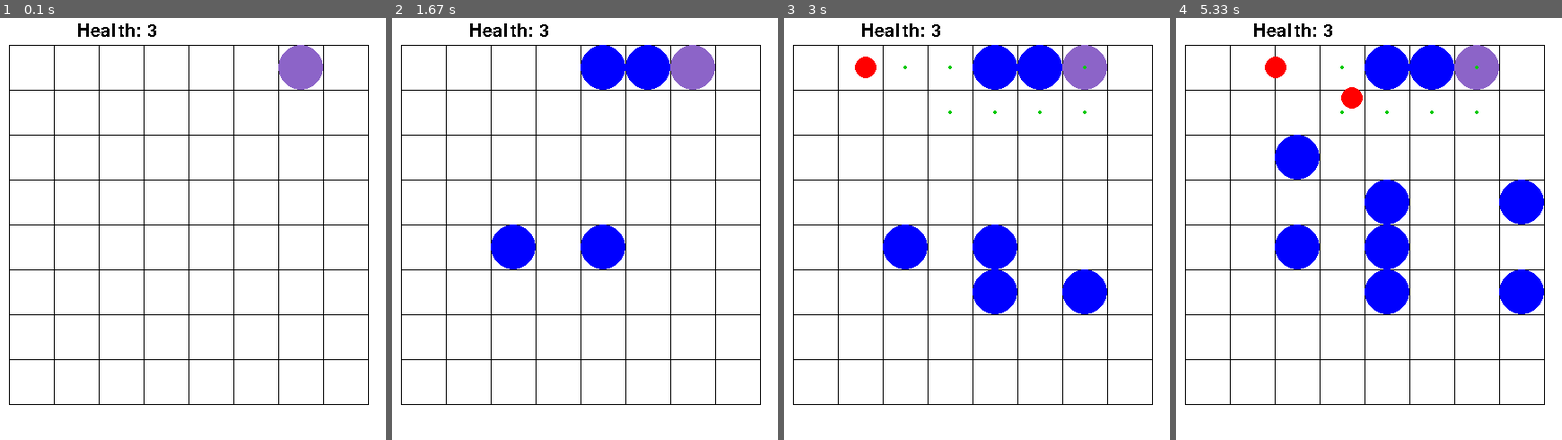
Above: before the commit, frames 1-4 (left to right).
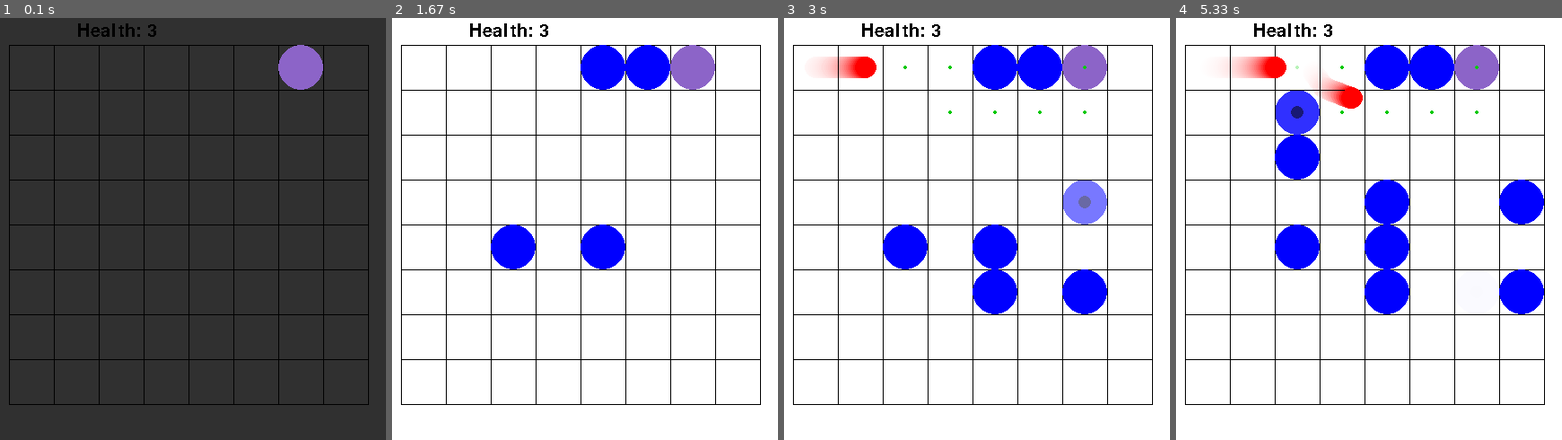
Above: after the commit, the same moments.

Repository: randompast/Tower-Defense-pygame
Game: pygame game, started from main.py
Two runs of this game, one before a commit and one after it. Both use one fixed random seed, a clock stepped at 60 frames per second and the inputs below.
Inputs (mouse positions are in pixels of both pictures, inside the frame that each line leads up to):
- Up to frame 1 (0.1 s): no input
- Up to frame 2 (1.67 s): click (585, 229) at 0.38 s; click (492, 233) at 0.72 s; click (642, 81) at 1.05 s; click (592, 85) at 1.38 s
- Up to frame 3 (3 s): click (980, 275) at 1.72 s; click (1077, 296) at 2.05 s; click (1077, 191) at 2.38 s; click (1096, 220) at 2.75 s
- Up to frame 4 (5.33 s): click (1504, 313) at 3.22 s; click (1384, 212) at 3.55 s; click (1284, 153) at 3.88 s; click (1473, 275) at 4.22 s; click (1307, 89) at 4.55 s; click (1504, 224) at 4.88 s; click (1295, 127) at 5.22 s

The runs differ from the first frame. In frame 1, 95% of the frame differs, in the area x 0-100%, y 0-100%; in frame 2, nothing differs; in frame 3, 1.4%; in frame 4, 1.8%.

Commit message:
added a clear color with alpha channel

Diff:
--- a/gameloop.py
+++ b/gameloop.py
@@ -9,7 +9,7 @@
 def gameloop(pyg):
     while pyg.player.health > 0:
         pygame.display.update()
-        pyg.clear()
+        pyg.clear((255,255,255,25))
         pyg.grid.draw_grid_lines(pyg)
         pyg.grid.draw_grid(pyg)
         event_handler(pyg)
--- a/init.py
+++ b/init.py
@@ -21,9 +21,15 @@
         pygame.display.set_caption('Tower Defense')
         self.grid = grid((8,8), (50,50), (10,20),(30,40))
         self.DISPLAYSURF = pygame.display.set_mode(self.grid.res)
+        self.DISPLAYSURF.set_alpha(10)
         self.towers = []
         self.enemies = []
         self.player = player(3,2,0)
 
-    def clear(self):
-        self.DISPLAYSURF.fill(self.WHITE)
+    def clear(self, color):
+        background = pygame.Surface(self.grid.res).convert_alpha()
+        pygame.draw.rect(background,color,[0,0]+self.grid.res)
+        # pygame.draw.rect(background,(255,255,255,100),(0,0,40,40))
+        # pygame.draw.rect(background,(255,0,255),(120,120,50,50))
+        # self.DISPLAYSURF.fill(color)
+        self.DISPLAYSURF.blit(background,(0,0))
